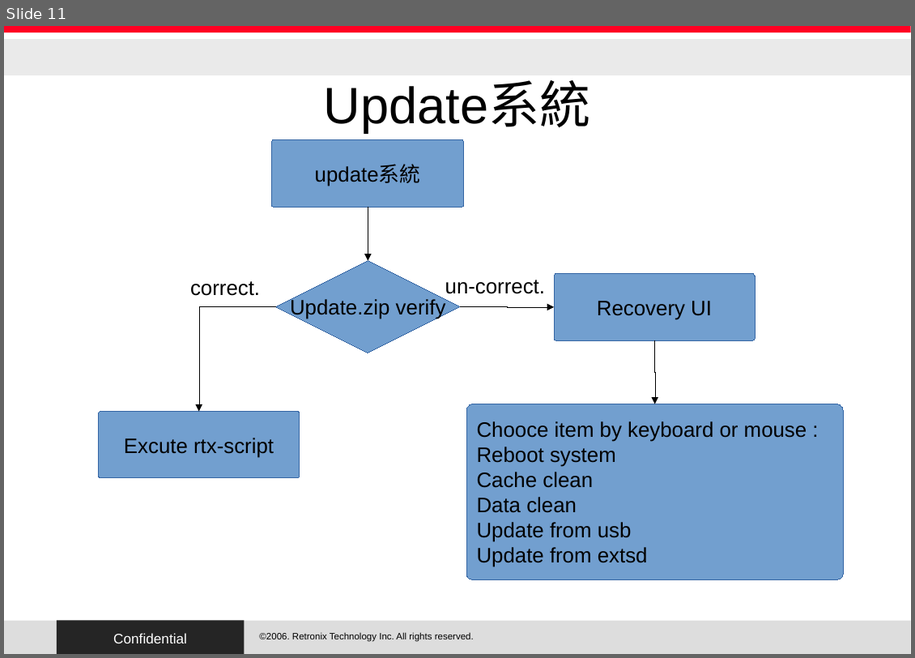
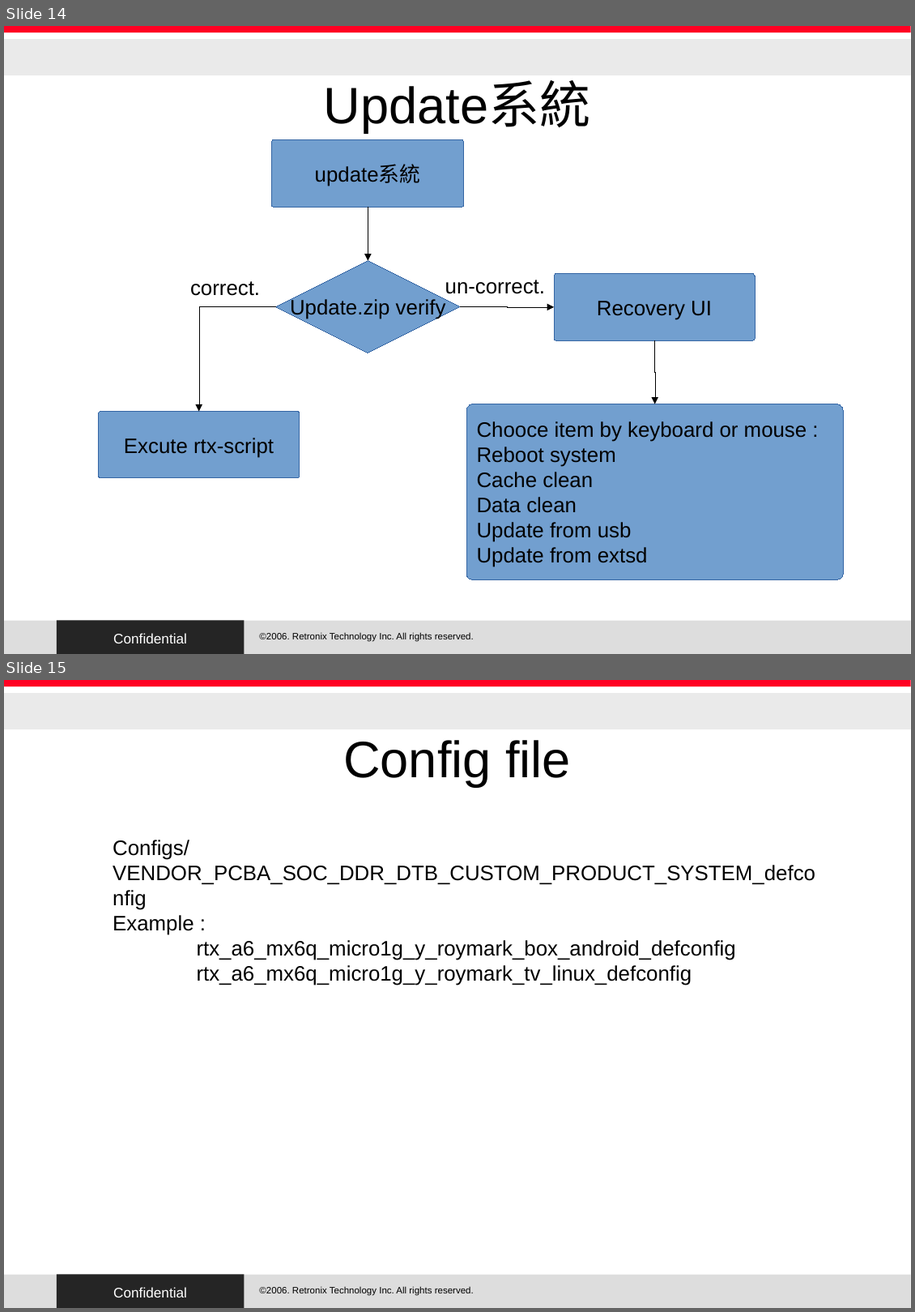
Before and after one commit to RetronixTechInc/u-boot-rtx, a slide deck: RTX/uboot.odp. Shown one above the other, each under a label of ours: slide 11 before the commit, slides 14 and 15 after it. The pictures are 915x658 and 915x1312 pixels, drawn with LibreOffice and Linux fonts; fonts in the diff are those of the drawing; background and template pictures are left out. Boxes give left, top, right and bottom in pixels: in the first picture for what was removed or moved away, otherwise in the second. Text is boxed around its words. In the diff, an @@ line names an element or a change of style, - is before the commit and + after.

```diff
--- a/RTX/uboot.odp
+++ b/RTX/uboot.odp
@@ slide 15 added at bbox=[4, 680, 911, 1308], background #FFFFFF; not listed: 5 template elements that a slide beside it also shows @@
@@ title added at bbox=[343, 740, 571, 787], 44 pt, text #000000 @@
+Config file
@@ text added at bbox=[113, 840, 816, 985], 18 pt, text #000000 @@
+Configs/VENDOR_PCBA_SOC_DDR_DTB_CUSTOM_PRODUCT_SYSTEM_defconfig
+Example :
+rtx_a6_mx6q_micro1g_y_roymark_box_android_defconfig
+rtx_a6_mx6q_micro1g_y_roymark_tv_linux_defconfig
@@ what was slide 11 is now slide 14 @@
```
Also in this commit, not shown: 4 slides changed, 4 other slides added, 29 other files.
